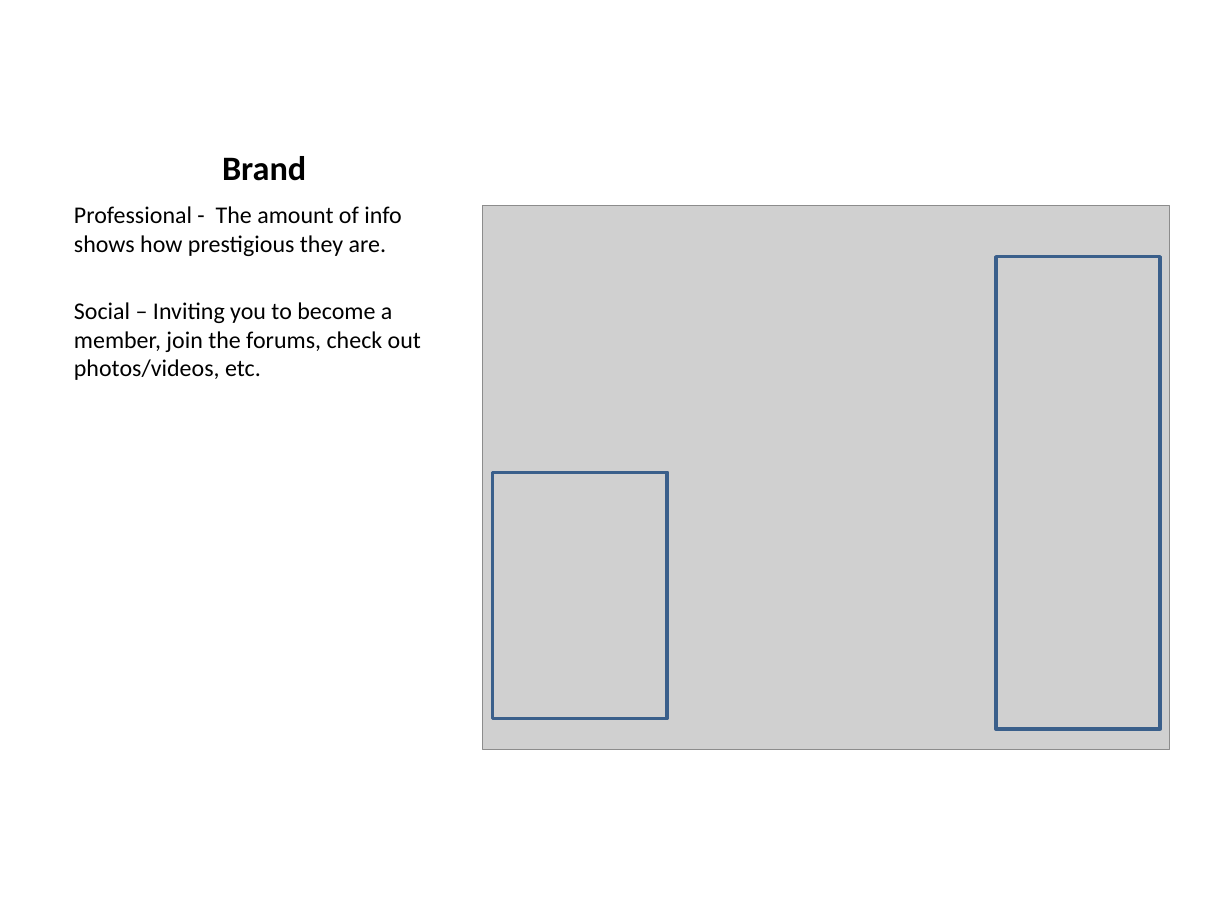
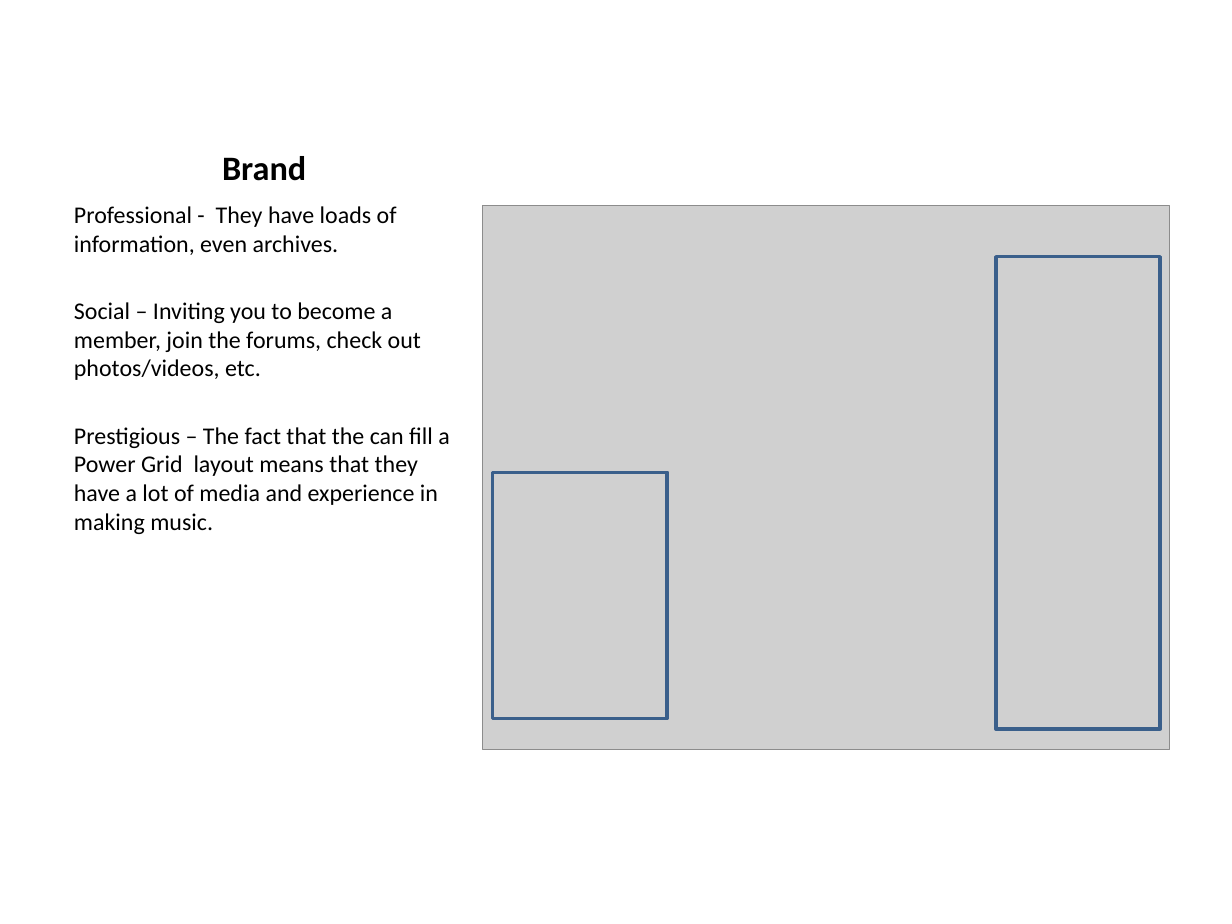
Before and after one commit to pku/portfolio_competitive_analysis, a slide deck: slide 8 of CompetitiveAnalysisPortfolios.pptx. Drawn at 1232x924 pixels with LibreOffice and Linux fonts; fonts in the diff are those of the drawing; grey boxes stand for pictures. Boxes give left, top, right and bottom in pixels: in the first picture for what was removed or moved away, otherwise in the second. Text is boxed around its words. In the diff, an @@ line names an element or a change of style, - is before the commit and + after.

```diff
--- a/CompetitiveAnalysisPortfolios.pptx
+++ b/CompetitiveAnalysisPortfolios.pptx
@@ text at [74,206,397,255]: text changed @@
-Professional - The amount of info shows how prestigious they are.
+Professional - They have loads of information, even archives.
@@ text at [74,427,449,534]: paragraph added @@
+Prestigious – The fact that the can fill a Power Grid layout means that they have a lot of media and experience in making music.
```
Also in this commit, not shown: 6 other slides changed, 10 slides added.
